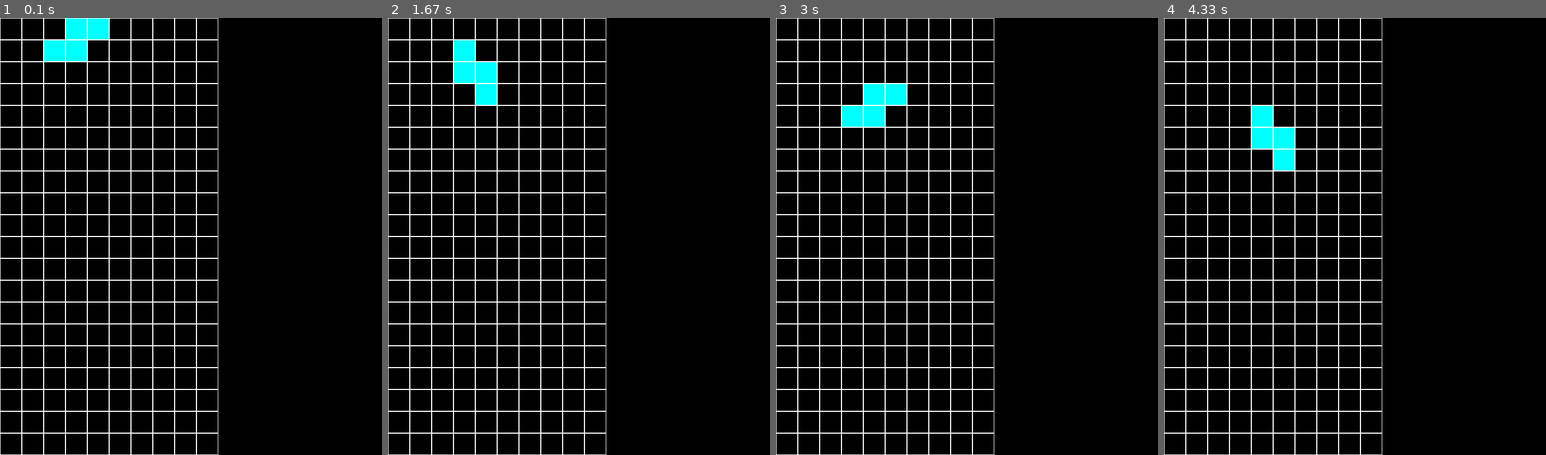
Above: before the commit, frames 1-4 (left to right).
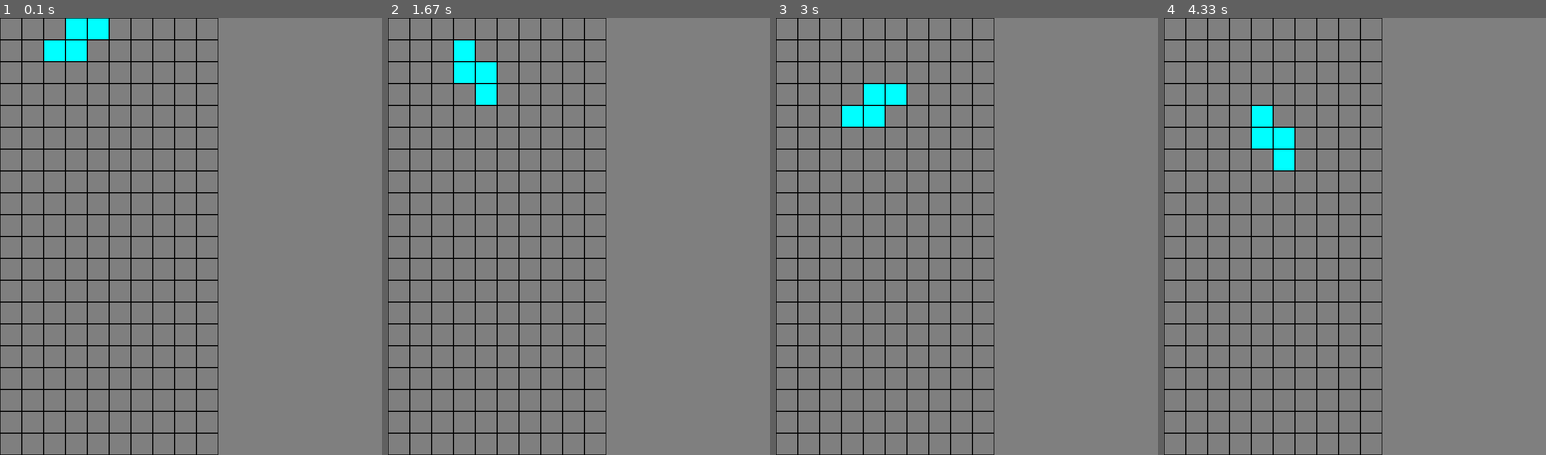
Above: after the commit, the same moments.

Repository: MrGriboman/Tetris_pygame
Game: pygame game, started from tetris.py
Two runs of this game, one before a commit and one after it. Both use one fixed random seed, a clock stepped at 60 frames per second and the inputs below.
Inputs:
- Up to frame 1 (0.1 s): no input
- Up to frame 2 (1.67 s): hold Right 0.33-0.8 s; hold Right 0.83-1.3 s; tap Space at 0.9, 1.2, 1.4 s; hold Left from 1.33 s (still down)
- Up to frame 3 (3 s): tap Space at 1.7, 1.97, 2.3, 2.6, 2.73 s; release Left at 1.87 s; hold Down 1.9-2.2 s; hold Left 2.23-2.63 s; hold Right from 2.67 s (still down)
- Up to frame 4 (4.33 s): tap Space at 3.03, 3.4, 3.8, 4.1, 4.3 s; release Right at 3.3 s; hold Down 3.33-3.7 s; hold Left 3.73-4.2 s; hold Right from 4.23 s (still down)

The runs differ from the first frame. In frame 1, 99% of the frame differs, in the area x 0-100%, y 0-100%; in frame 2, 99%; in frame 3, 99%; in frame 4, 99%.

Commit message:
color info in field

Diff:
--- a/tetris.py
+++ b/tetris.py
@@ -14,20 +14,19 @@
 pg.time.set_timer(move_piece_down_event, MOVE_DOWN_TIMER)
 
 tetrominoes = []
-game_field = [[0] * 10 for i in range(20)]
+game_field = [[(0, None)] * 10 for i in range(20)]
 shapes_list = list(shapes.keys())
 
 def draw_grid():
     for x in range(0, SCREEN_WIDTH - INFO_WIDTH, BLOCK_SIZE):
         for y in range(0, SCREEN_HEIGHT, BLOCK_SIZE):
             rect = pg.Rect(x, y, BLOCK_SIZE, BLOCK_SIZE)
-            pg.draw.rect(screen, WHITE, rect, 1)
+            pg.draw.rect(screen, BLACK, rect, 1)
 
 
 def update_field(tetromino):
         for block in tetromino.blocks:
-            game_field[block.y][block.x] = 1
-        print(game_field)
+            game_field[block.y][block.x] = (1, tetromino.color)
 
 
 def main():
@@ -38,7 +37,8 @@
 
     while True:
         clock.tick(60)
-        screen.fill(BLACK)
+        screen.fill(GREY)
+
         if tetrominoes[-1].is_landed:
             update_field(active_tetromino)
             shape = random.choice(shapes_list)
@@ -47,6 +47,7 @@
         for figure in tetrominoes:
             figure.render(screen)
         draw_grid()
+
         for event in pg.event.get():
             if event.type == pg.KEYDOWN:
                 if event.key == pg.K_SPACE:
--- a/tetromino.py
+++ b/tetromino.py
@@ -45,7 +45,7 @@
         if self.get_bottom() + 1 >= BOTTOM_BORDER:
             return False
         for block in self.blocks:
-            if game_field[block.y + 1][block.x] == 1:
+            if game_field[block.y + 1][block.x][0] == 1:
                 return False
         for block in self.blocks:
             block.y += 1
@@ -57,7 +57,7 @@
         if self.get_left() <= LEFT_BORDER:
             return False
         for block in self.blocks:
-            if game_field[block.y][block.x - 1] == 1:
+            if game_field[block.y][block.x - 1][0] == 1:
                 return False
         for block in self.blocks:
             block.x -= 1
@@ -69,7 +69,7 @@
         if self.get_right() + 1 >= RIGHT_BORDER:
             return False
         for block in self.blocks:
-            if game_field[block.y][block.x + 1] == 1:
+            if game_field[block.y][block.x + 1][0] == 1:
                 return False
         for block in self.blocks:
             block.x += 1
Not shown, added: requirements.txt
